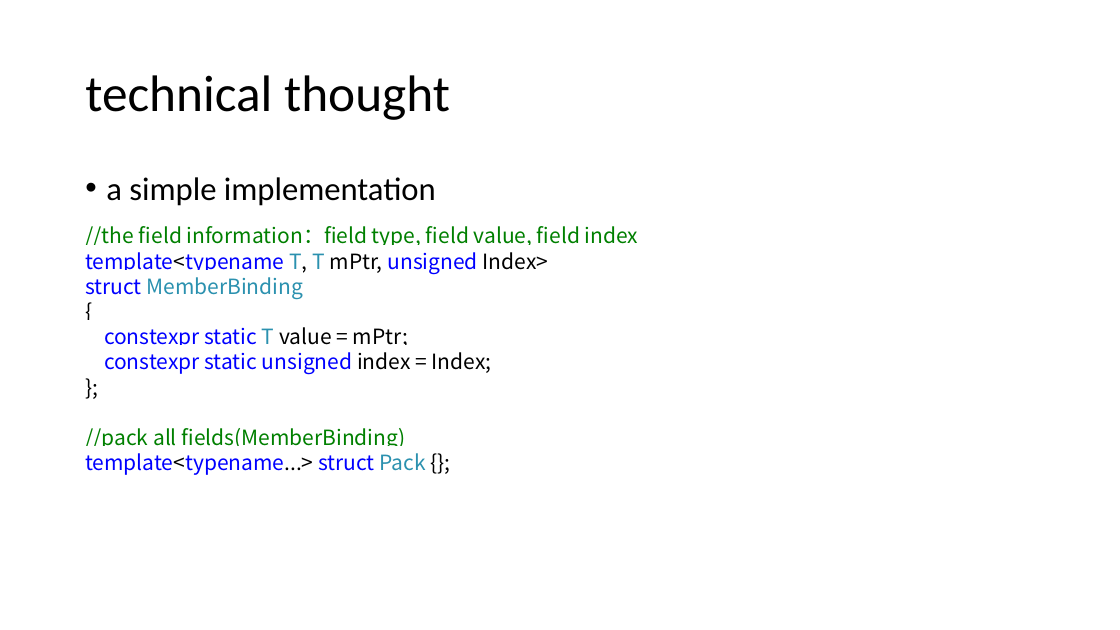
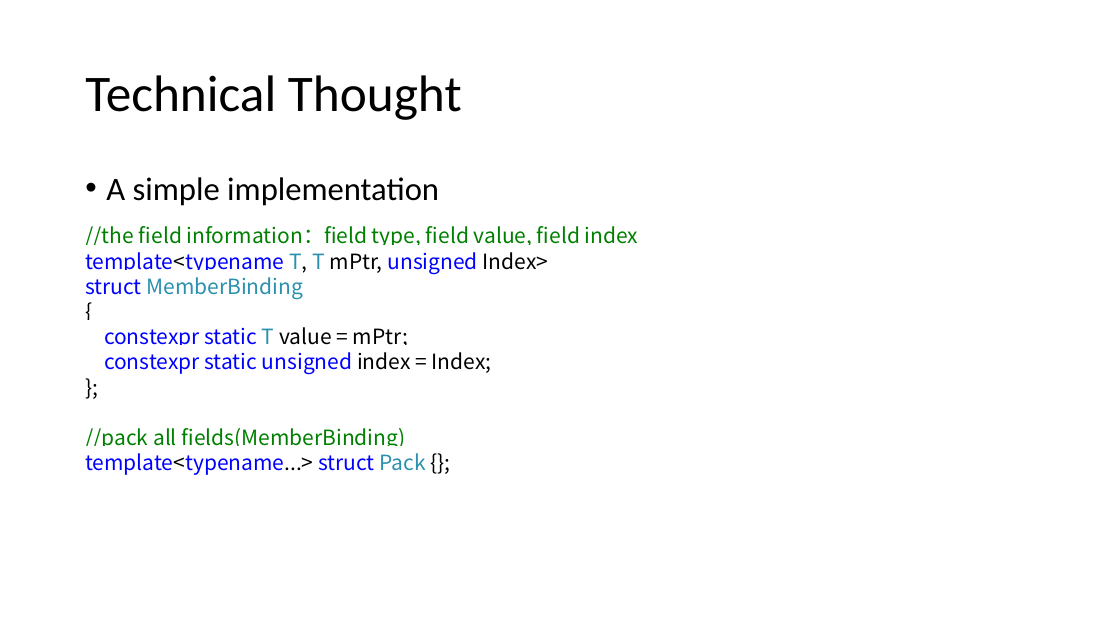
Before and after one commit to qicosmos/cppcon2017, a slide deck: slide 25 of cppcon2017.pptx. Drawn at 1120x630 pixels with LibreOffice and Linux fonts; fonts in the diff are those of the drawing. Boxes give left, top, right and bottom in pixels: in the first picture for what was removed or moved away, otherwise in the second. Text is boxed around its words. In the diff, an @@ line names an element or a change of style, - is before the commit and + after.

```diff
--- a/cppcon2017.pptx
+++ b/cppcon2017.pptx
@@ title at (x1=85, y1=75, x2=462, y2=120): text changed @@
-technical thought
+Technical Thought
@@ text at (x1=106, y1=177, x2=439, y2=206): text changed @@
-• a simple implementation
+• A simple implementation
```
Also in this commit, not shown: 36 other slides changed.
